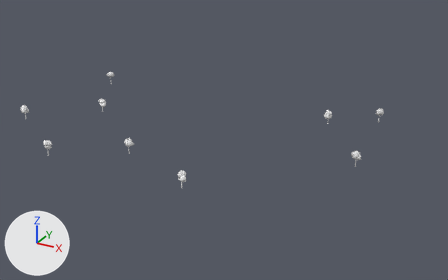
Renders of the OBJ model assets/trees.obj from each side of a commit.
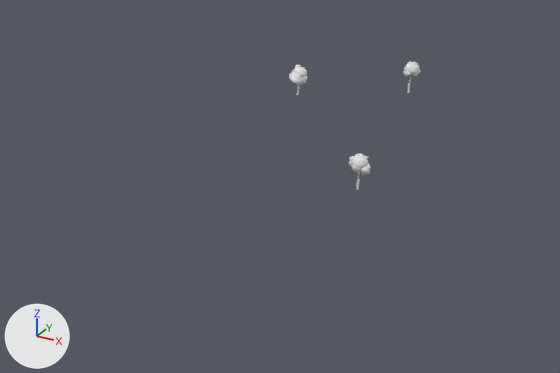
There are two pictures of each version: one whole from a camera (50 mm lens) standing at (108.4, -183.2, 85.9) and looking at (13.1, -9.9, -0.8), one close up on the part from 43% to 100% of the width and 29% to 90% of the height. Lighting does not change. The marker at lower left points along +X, +Y and +Z. The last two pictures show the newer version. Where no turn or scale is listed for an object, it has been applied to the vertices. Vertices at exactly the same position are counted once.

Objects in the first close-up: 'leaf_canopy' and 1 more.
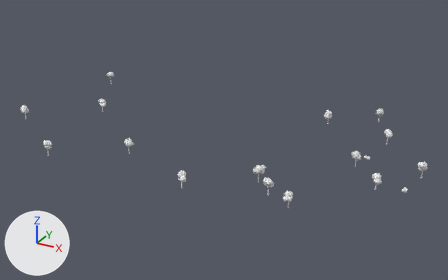
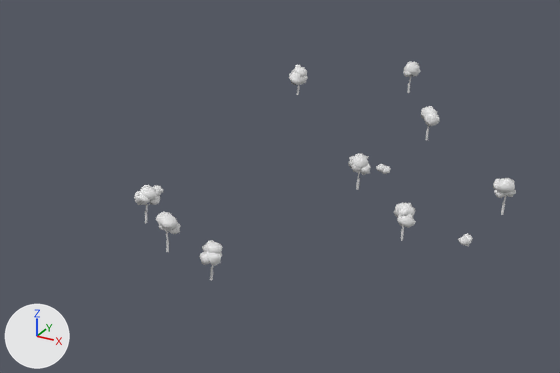
Patch to the scene script:
```diff
--- a/assets/trees.obj.py
+++ b/assets/trees.obj.py
@@ me_leaf_canopy @@
 # used by ob_leaf_canopy; location = (0.0, 0.0, 0.0)
-me_leaf_canopy.from_pydata(...)  # 2520 vertices, 4320 faces; spans x -61.4..61.7, y -51.2..31.7, z 1.8..5.7
+me_leaf_canopy.from_pydata(...)  # 4872 vertices, 8352 faces; spans x -61.4..81.4, y -51.2..31.7, z 0.3..5.7
+# me_leaf_canopy part 1: 1288 vertices added at x 60.9..81.4, y -24.0..13.5, z 0.3..5.7
+# me_leaf_canopy part 2: 1064 vertices added at x 35.1..53.4, y -45.8..-25.6, z 0.3..5.7
```

Location of each change, [x1, y1, x2, y2] in pixels of the close-ups (560 x 373 px):
'leaf_canopy', reshaped: before [289, 62, 421, 175]; after [134, 62, 516, 266]
part 1 of me_leaf_canopy, added: after [376, 106, 516, 246]
part 2 of me_leaf_canopy, added: after [134, 185, 223, 266]
